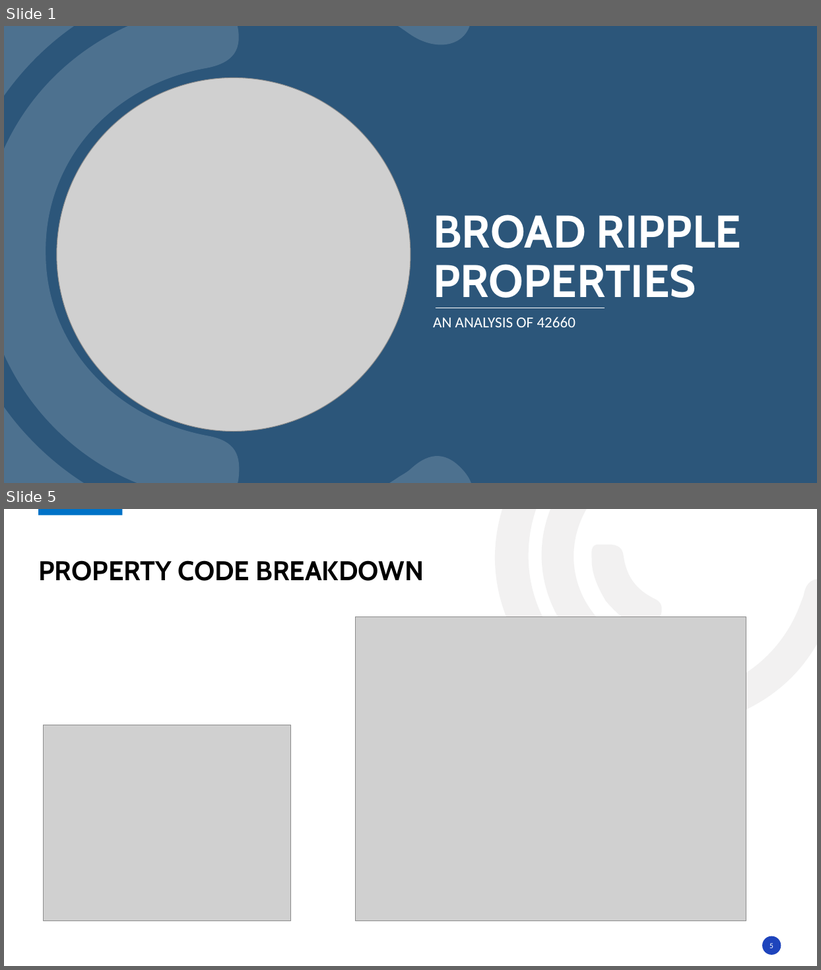
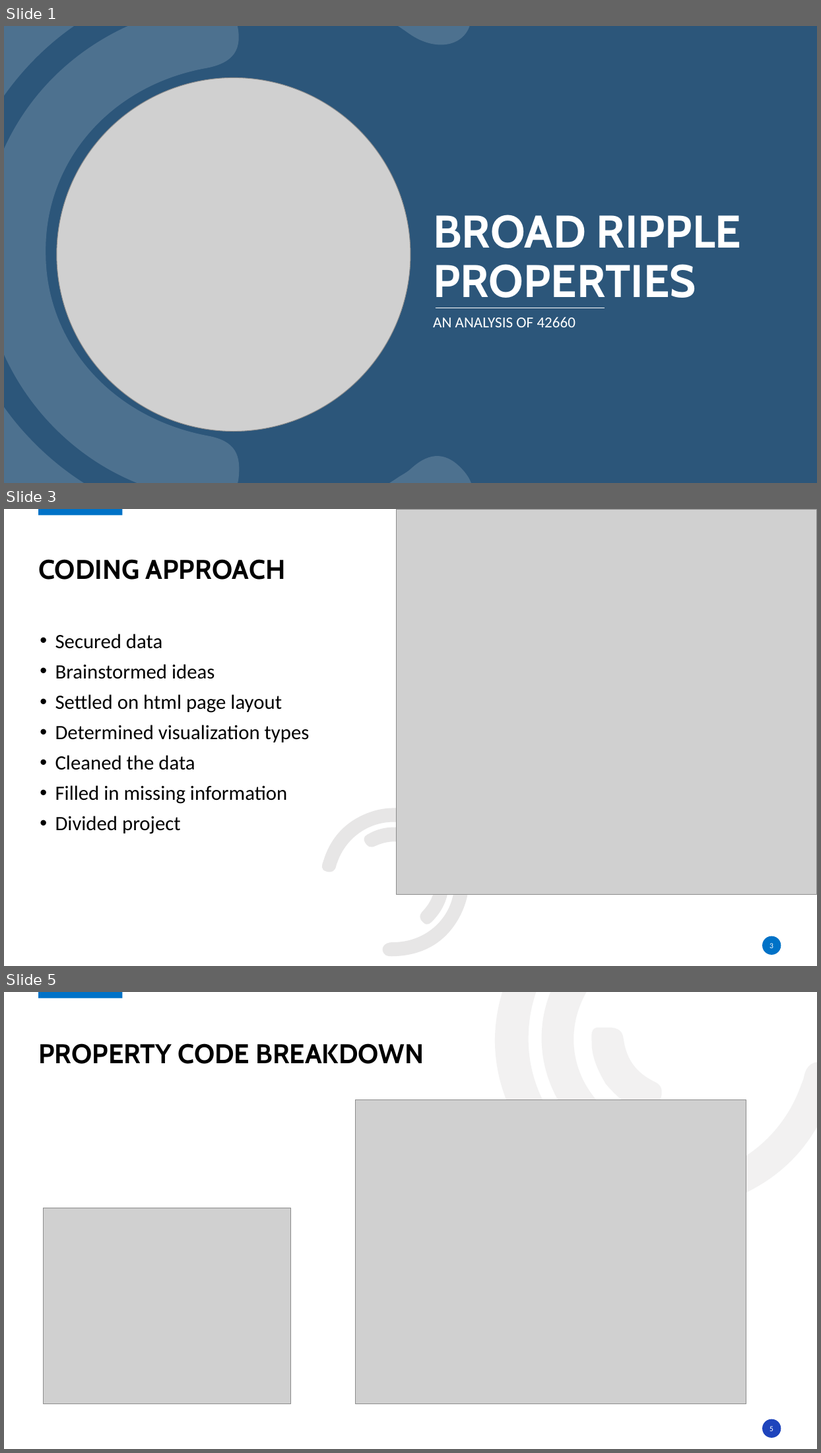
Before and after one commit to msckat11/46220-property-analysis, a slide deck: Broad ripple properties.pptx. Shown one above the other, each under a label of ours: slides 1 and 5 before the commit, slides 1, 3 and 5 after it; the slides between them are not shown. The pictures are 821x970 and 821x1453 pixels, drawn with LibreOffice and Linux fonts; fonts in the diff are those of the drawing; grey boxes stand for pictures; background and template pictures are left out. Boxes give left, top, right and bottom in pixels: in the first picture for what was removed or moved away, otherwise in the second. Text is boxed around its words. In the diff, an @@ line names an element or a change of style, - is before the commit and + after.

```diff
--- a/Broad ripple properties.pptx
+++ b/Broad ripple properties.pptx
@@ slide 3 added at [4, 509, 817, 966], background #FFFFFF; not listed: 1 template element that a slide beside it also shows @@
@@ picture added at [397, 509, 817, 894] @@
@@ title added at [38, 559, 286, 580], 32 pt, text #000000, bold @@
+CODING APPROACH
@@ text added at [55, 634, 310, 834], 24 pt, text #000000 @@
+• Secured data
+• Brainstormed ideas
+• Settled on html page layout
+• Determined visualization types
+• Cleaned the data
+• Filled in missing information
+• Divided project
@@ freeform shape added at [306, 776, 501, 966], fill #E7E6E6 @@
@@ freeform shape added at [361, 806, 471, 929], fill #E7E6E6 @@
@@ freeform shape added at [391, 844, 436, 895], fill #E7E6E6 @@
@@ ellipse added at [763, 937, 781, 956], fill #0072C7 @@
@@ page number added at [770, 943, 774, 949], 9 pt, text #FFFFFF @@
+3
```
Also in this commit, not shown: 1 slide changed, 4 other slides added, 3 slides removed.
